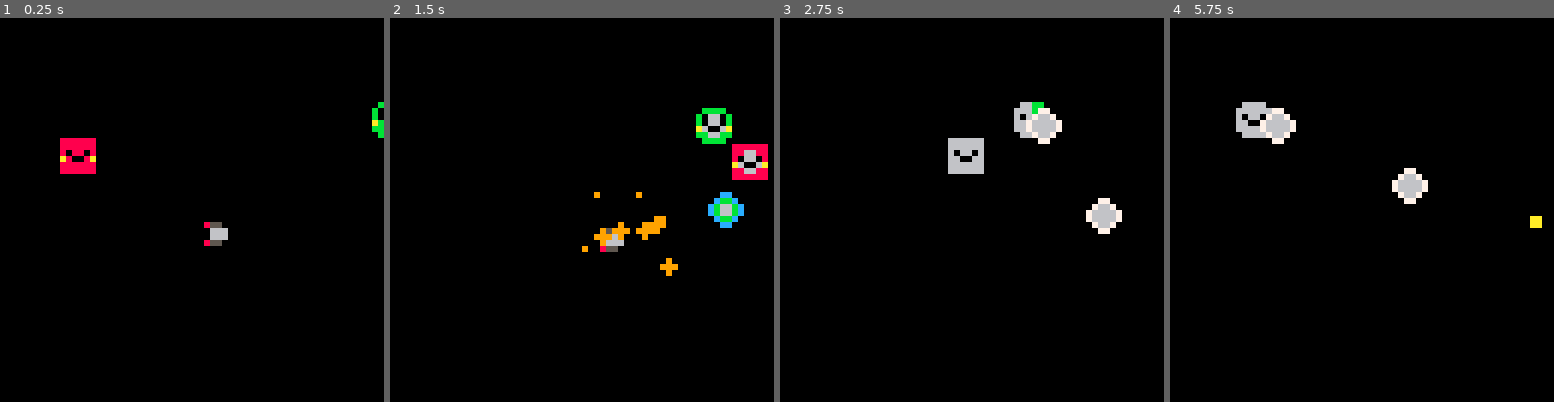
Above: before the commit, frames 1-4 (left to right).
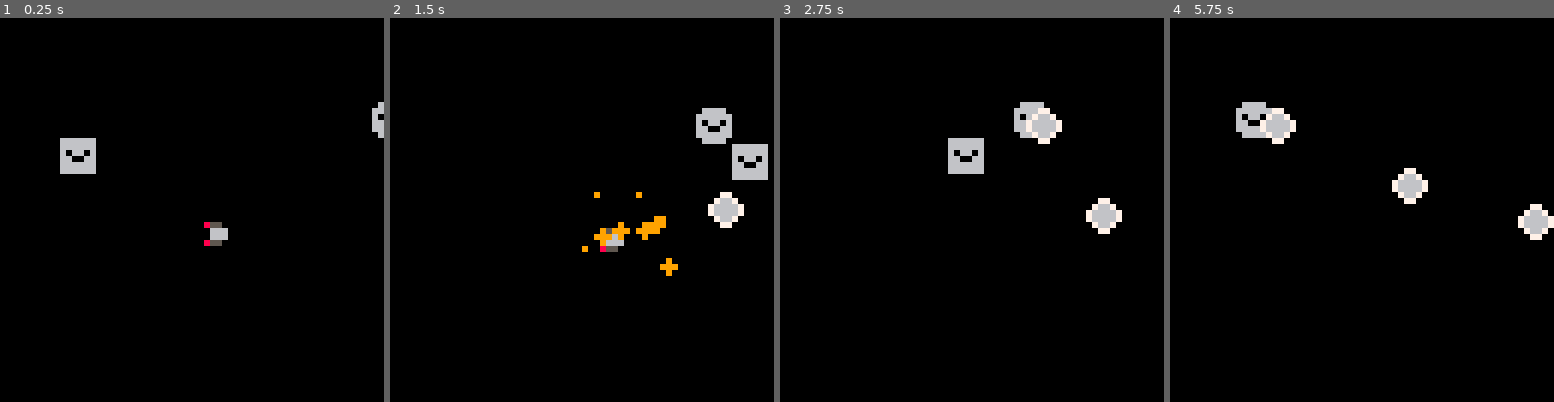
Above: after the commit, the same moments.

Repository: matheusmortatti/LOWREZJAM2020
Game: PICO-8 cartridge template.p8
The game is run twice, just before and just after one commit, with the same random seed, the same clock (stepped at 60 frames per second) and the same inputs.
Inputs:
- Up to frame 1 (0.25 s): no input
- Up to frame 2 (1.5 s): tap X (X key) at 0.33, 1.07 s; tap O (Z key) at 0.7 s
- Up to frame 3 (2.75 s): hold Right 1.6-2.1 s; tap O (Z key) at 1.7, 2.1, 2.5 s; tap X (X key) at 1.85 s; hold Up 2.15-2.42 s; hold Right from 2.47 s (still down)
- Up to frame 4 (5.75 s): tap O (Z key) every 0.4 s from 2.9 to 5.7 s; tap X (X key) at 2.97, 4.08, 5.2 s; release Right at 3.03 s; hold Left 3.08-3.58 s; hold Down 3.63-3.97 s; hold Right 4.02-4.68 s; hold Up 4.73-5.03 s; hold Left 5.08-5.68 s; hold Down from 5.73 s (still down)

The runs differ from the first frame. In frame 1, 1.0% of the frame differs, in the area x 15-100%, y 21-41%; in frame 2, 1.6%, in the area x 79-99%, y 23-55%; in frame 3, less than 0.1%; in frame 4, 0.6%.

Commit message:
Optimize rotation when using simple angles

Diff:
--- a/template.p8
+++ b/template.p8
@@ -816,10 +816,14 @@
 end
 
 function turnable:renderrot(sprite, pos, a, size, ignore, r)
-  self:rspr(8*sprite%128,
-  	flr(sprite/16)*8,
-  	pos.x, pos.y,
-  	a/360, size, ignore, r)
+		if a%180==0 then
+				spr(sprite,pos.x,pos.y,size,size,a==180)
+		else
+		  self:rspr(8*sprite%128,
+		  	flr(sprite/16)*8,
+		  	pos.x, pos.y,
+		  	a/360, size, ignore, r)
+		end
 end
 
 function turnable:rspr(sx,sy,x,y,a,w,ignore,r)
